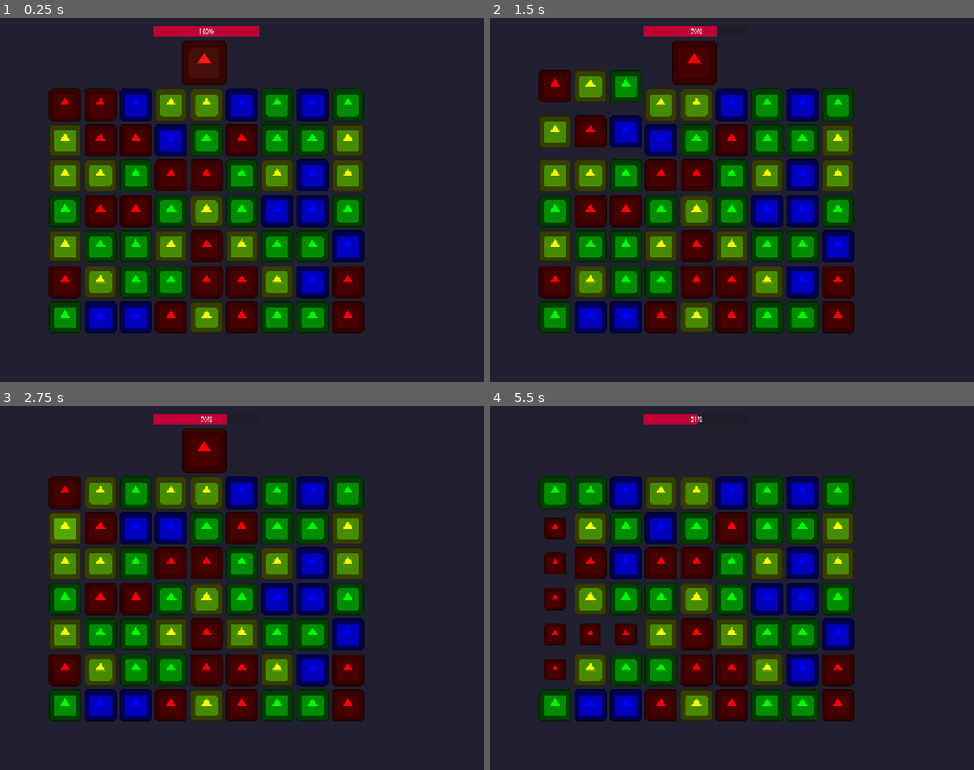
Above: before the commit, frames 1-4 (two rows, left to right).
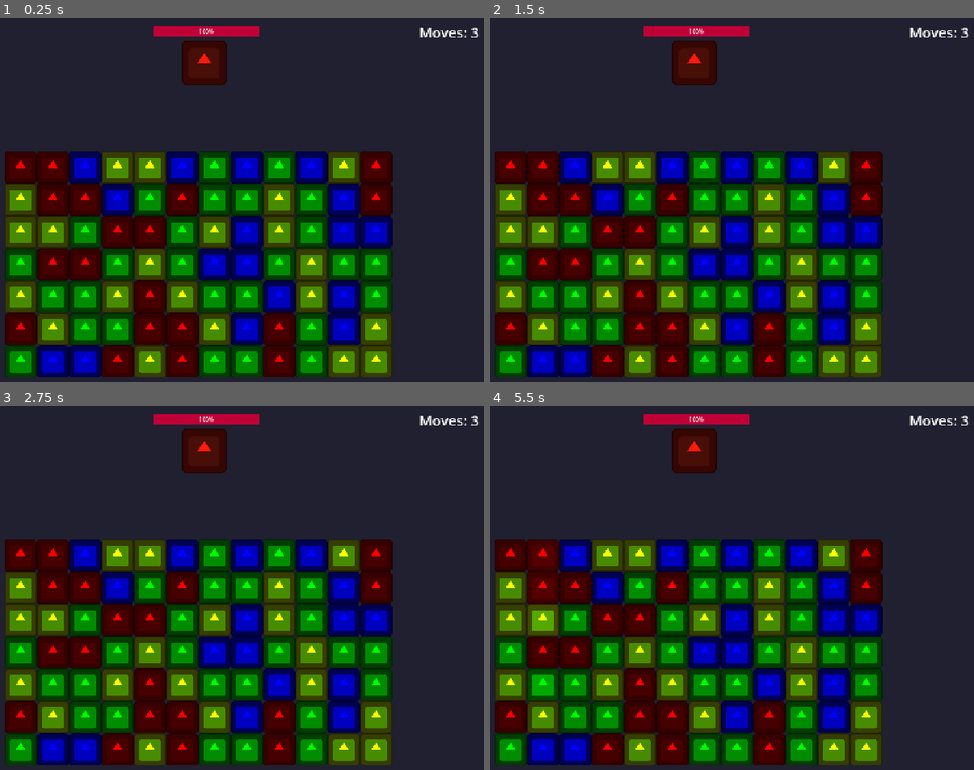
Above: after the commit, the same moments.

Repository: Santicavaliere/Match3-Combat-Prototype
Game: Godot game, scene res://Scenes/Game/GameLevel.tscn
Two runs of this game, one before a commit and one after it. Both use one fixed random seed, a clock stepped at 60 frames per second and the inputs below. The engine's default icon, where the game draws it, is replaced by a stand-in: a white triangle on a blue panel in a dark square.
Inputs (mouse positions are in pixels of both pictures, inside the frame that each line leads up to):
- Up to frame 1 (0.25 s): no input
- Up to frame 2 (1.5 s): tap Enter at 0.5 s; drag from (552, 105) to (552, 210) at 0.52 s; drag from (552, 105) to (552, 210) at 1.27 s
- Up to frame 3 (2.75 s): tap Space at 2 s; move the mouse to (62, 526) at 2.02 s; click (62, 526) at 2.17 s
- Up to frame 4 (5.5 s): tap Enter at 2.75 s; drag from (552, 562) to (552, 704) at 2.77 s; drag from (552, 598) to (722, 588) at 3.52 s; drag from (552, 635) to (591, 497) at 4.27 s; move the mouse to (552, 668) at 5.02 s; click (552, 668) at 5.17 s

The runs differ from the first frame. In frame 1, 56% of the frame differs, in the area x 1-99%, y 2-99%; in frame 2, 56%; in frame 3, 56%; in frame 4, 57%.

Commit message:
Feat: Milestone 3 Complete - 12x7 Grid, Combat Backend & Ability System

Diff:
--- a/Scenes/Game/GameLevel.tscn
+++ b/Scenes/Game/GameLevel.tscn
@@ -25,7 +25,7 @@
 position = Vector2(640, 360)
 
 [node name="GridManager" type="Node2D" parent="."]
-position = Vector2(338, -4)
+position = Vector2(250, 260)
 script = ExtResource("1_nk5f1")
 piece_scene = ExtResource("2_qgk3n")
 
--- a/Scenes/UI/HUD.tscn
+++ b/Scenes/UI/HUD.tscn
@@ -1,10 +1,13 @@
-[gd_scene load_steps=4 format=3 uid="uid://c2h4fy1xsgboj"]
+[gd_scene load_steps=5 format=3 uid="uid://c2h4fy1xsgboj"]
 
 [ext_resource type="Texture2D" uid="uid://m2qvkjhk3rj3" path="res://icon.svg" id="1_omqfp"]
 [ext_resource type="Script" uid="uid://c28tssng0l2ie" path="res://Scripts/Managers/CombatManager.gd" id="1_qc5w2"]
 
 [sub_resource type="StyleBoxFlat" id="StyleBoxFlat_qc5w2"]
 bg_color = Color(0.750628, 0, 0.216021, 1)
+
+[sub_resource type="LabelSettings" id="LabelSettings_qc5w2"]
+font_size = 40
 
 [node name="Hud" type="Control"]
 custom_minimum_size = Vector2(130, 170)
@@ -46,3 +49,12 @@
 offset_bottom = 168.0
 grow_horizontal = 2
 texture = ExtResource("1_omqfp")
+
+[node name="MovesLabel" type="Label" parent="."]
+layout_mode = 0
+offset_left = 755.714
+offset_top = -8.57142
+offset_right = 924.714
+offset_bottom = 46.4286
+text = "Moves: 3"
+label_settings = SubResource("LabelSettings_qc5w2")
--- a/Scripts/Autoloads/SignalBus.gd
+++ b/Scripts/Autoloads/SignalBus.gd
@@ -9,11 +9,11 @@
 ## Useful for triggering entry animations or starting the game timer.
 signal grid_generated
 
-## The core signal for the Combat Loop.
-## Emitted by GridManager when a match of 3 or more is destroyed.
-## @param type: Integer ID representing the color/element (0: Red, 1: Blue, etc.).
-## @param amount: The number of tiles destroyed in this match.
-signal match_found(gem_type: int, amount: int)
+signal match_found(gem_type: int, amount: int)  # <--- ¡ESTA ES LA QUE DA ERROR!
+
+# --- NUEVA SEÑAL ---
+## Se emite cada vez que cambia la cantidad de movimientos restantes.
+signal moves_updated(moves_left: int)
 
 ## Emitted when the player's turn is completely over.
 ## (After all cascades, refilling, and animations have finished).
--- a/Scripts/Grid/GridManager.gd
+++ b/Scripts/Grid/GridManager.gd
@@ -6,10 +6,10 @@
 class_name GridManager
 
 # --- CONFIGURATION ---
-@export var width: int = 9
+@export var width: int = 12
 @export var height: int = 7
-@export var offset: int = 70
-@export var y_offset: int = 2
+@export var offset: int = 64
+@export var y_offset: int = 0
 @export var piece_scene: PackedScene
 
 # --- DATA ---
@@ -21,13 +21,27 @@
 var second_selected: Piece = null
 var is_processing: bool = false
 
+# --- TURN SYSTEM ---
+var max_moves: int = 3
+var current_moves: int = 0
+
 func _ready():
 	randomize()
-
 	grid_data = make_2d_array()
 	spawn_pieces()
 
+	# INITIALIZE TURN
+	reset_turn() ### NEW ###
+
 	print_grid_to_console()
+
+## Resets the turn state, restoring action points and notifying the UI.
+func reset_turn():
+	current_moves = max_moves
+	# Notify the UI via the Global Bus
+	SignalBus.moves_updated.emit(current_moves)
+	is_processing = false
+	print("Turn Reset. Moves: ", current_moves)
 
 ## Initializes the empty 2D array structure to store tile data.
 func make_2d_array() -> Array:
@@ -62,7 +76,6 @@
 			if not piece.piece_selected.is_connected(_on_piece_clicked):
 				piece.piece_selected.connect(_on_piece_clicked)
 
-			# --- NUEVA CONEXIÓN ---
 			if not piece.piece_swiped.is_connected(_on_piece_swiped):
 				piece.piece_swiped.connect(_on_piece_swiped)
 
@@ -82,7 +95,7 @@
 ## Handles the First Click (Select) and Second Click (Swap) logic.
 func _on_piece_clicked(piece: Piece):
 	if is_processing: return
-
+	if current_moves <= 0: return ### NEW: INPUT BLOCK ###
 	if first_selected == null:
 		first_selected = piece
 		first_selected.modulate = Color(1.2, 1.2, 1.2)
@@ -144,6 +157,15 @@
 
 	if matches.size() > 0:
 		destroy_matches(matches)
+		# --- TURN LOGIC ---
+		current_moves -= 1
+		SignalBus.moves_updated.emit(current_moves) ### NOTIFY UI ###
+		print("Valid move! Moves left: ", current_moves)
+
+		if current_moves <= 0:
+			print("WARNING: No more moves!")
+			# We will handle the turn switch to the enemy here later
+		# -----------------------
 	else:
 		swap_back(p1, p2)
 
@@ -174,6 +196,7 @@
 
 	is_processing = false
 
+## Prints the grid ID layout to the debug console.
 func print_grid_to_console():
 	print("--- GENERATED MAP ---")
 
@@ -246,10 +269,11 @@
 	refill_columns()
 
 	await get_tree().create_timer(0.3).timeout
-	print("Destrucción terminada.")
+	print("Destruction complete.")
 	is_processing = false
 
 
+## Returns the Piece node at specific grid coordinates.
 func _get_piece_at(target_x: int, target_y: int) -> Piece:
 	for child in get_children():
 		if child is Piece:
@@ -314,10 +338,17 @@
 		destroy_matches(new_matches)
 	else:
 		is_processing = false
-		print("Turn ended. Player may move.")
-
+
+		# --- CORRECTION: REALISTIC LOG ---
+		if current_moves > 0:
+			print("Board stable. Waiting for input...")
+		else:
+			print("Board stable. No moves left -> Waiting for Turn Change...")
+
+## Handles swipe input for mobile/touch controls.
 func _on_piece_swiped(source_piece: Piece, direction: Vector2):
 	if is_processing: return
+	if current_moves <= 0: return ### NEW: INPUT BLOCK ###
 
 	var target_x = source_piece.grid_x + int(direction.x)
 	var target_y = source_piece.grid_y + int(direction.y)
--- a/Scripts/Managers/CombatManager.gd
+++ b/Scripts/Managers/CombatManager.gd
@@ -4,9 +4,20 @@
 
 @onready var health_bar = $ProgressBar
 @onready var enemy_sprite = $TextureRect
+@onready var moves_label = $MovesLabel
 
 var max_health: int = 100
 var current_health: int = 100
+
+# --- MANA SYSTEM ---
+var mana_red: int = 0
+var mana_blue: int = 0
+var mana_green: int = 0
+var mana_yellow: int = 0
+
+# --- ABILITY SYSTEM ---
+# This list will allow dragging abilities from the inspector in the future
+@export var equipped_abilities: Array[Ability] = []
 
 func _ready():
 	health_bar.max_value = max_health
@@ -15,17 +26,43 @@
 	# Connect to the global signal to listen for matches from the GridManager
 	SignalBus.match_found.connect(_on_match_made)
 
-## Callback triggered when a match occurs in the GridManager.
-## Calculates total damage based on the tile type (color) and the number of tiles destroyed.
-## Damage Logic:
-## - Type 0 (Red): Heavy Damage (Multiplier x10)
-## - Type 1 (Blue): Medium Damage (Multiplier x5)
-## - Type 2 (Green): Light Damage (Multiplier x2)
-## - Type 3 (Yellow): Medium Damage (Multiplier x5)
+	# Listen for changes in available moves
+	SignalBus.moves_updated.connect(_on_moves_updated)
+
+## Updates the UI label displaying the remaining moves.
+## Triggered by the SignalBus when the turn state changes.
+func _on_moves_updated(amount: int):
+	if moves_label:
+		moves_label.text = "Moves: " + str(amount)
+
+		# Optional: Change color if running low on moves
+		if amount == 0:
+			moves_label.modulate = Color.RED
+		else:
+			moves_label.modulate = Color.WHITE
+
+## Handles logic when a match is made: accumulates mana and deals damage.
+## @param type: The color ID of the tile (0:Red, 1:Blue, 2:Green, 3:Yellow).
+## @param amount: The number of tiles destroyed.
 func _on_match_made(type: int, amount: int):
+	# 1. ACCUMULATE MANA
+	# Assuming these ID orders: 0:Red, 1:Blue, 2:Green, 3:Yellow
+	match type:
+		0:
+			mana_red += amount
+			print("Mana RED +", amount, " | Total: ", mana_red)
+		1:
+			mana_blue += amount
+			print("Mana BLUE +", amount, " | Total: ", mana_blue)
+		2:
+			mana_green += amount
+			print("Mana GREEN +", amount, " | Total: ", mana_green)
+		3:
+			mana_yellow += amount
+			print("Mana YELLOW +", amount, " | Total: ", mana_yellow)
 
+	# 2. CALCULATE DAMAGE (Keeping previous logic or simplifying)
 	var damage = 0
-
 	match type:
 		0: damage = amount * 10
 		1: damage = amount * 5
@@ -33,19 +70,19 @@
 		3: damage = amount * 5
 		_: damage = amount
 
-	take_damage(damage)
+	# 3. APPLY DAMAGE
+	if damage > 0:
+		take_damage(damage)
 
-## Applies damage to the enemy and handles visual feedback (UI & FX).
-## 1. Updates the health value (clamped to 0).
-## 2. Animates the Health Bar using a Tween for smoothness.
-## 3. Flashes the enemy sprite white to indicate impact.
+## Reduces enemy health and plays impact animations.
+## Handles the tweening of the health bar and the flash effect on the sprite.
 func take_damage(amount: int):
 	current_health -= amount
 	if current_health < 0: current_health = 0
-	# UI Animation: Smoothly decrease the health bar
+
 	var tween = create_tween()
 	tween.tween_property(health_bar, "value", current_health, 0.3).set_trans(Tween.TRANS_SINE)
-	# Visual FX: Flash the enemy sprite (White -> Original Color)
+
 	var flash_tween = create_tween()
 	enemy_sprite.modulate = Color(10, 10, 10)
 	flash_tween.tween_property(enemy_sprite, "modulate", Color.RED, 0.2)
@@ -55,12 +92,44 @@
 	if current_health == 0:
 		die()
 
-## Handles the defeat sequence when health reaches 0.
-## Hides the enemy and reloads the scene after a short delay to restart the loop.
+## Handles the enemy defeat sequence.
+## Hides the enemy and reloads the scene after a delay.
 func die():
 	print("¡Defeated enemy!")
-
 	enemy_sprite.hide()
-
 	await get_tree().create_timer(2.0).timeout
 	get_tree().reload_current_scene()
+
+## Attempts to use the ability in slot 'index' (0, 1, 2...).
+## Returns TRUE if cast successfully, FALSE if not enough mana.
+func try_cast_ability(index: int) -> bool:
+	# 1. Basic validation (Does the ability exist?)
+	if index < 0 or index >= equipped_abilities.size():
+		print("Error: No ability in slot ", index)
+		return false
+
+	var ability = equipped_abilities[index]
+
+	# 2. Cost Check (Do I have enough mana?)
+	var has_red = mana_red >= ability.cost_red
+	var has_blue = mana_blue >= ability.cost_blue
+	var has_green = mana_green >= ability.cost_green
+	var has_yellow = mana_yellow >= ability.cost_yellow
+
+	if has_red and has_blue and has_green and has_yellow:
+		# 3. PAY (Subtract mana)
+		mana_red -= ability.cost_red
+		mana_blue -= ability.cost_blue
+		mana_green -= ability.cost_green
+		mana_yellow -= ability.cost_yellow
+
+		# 4. EXECUTE
+		print("Casting Ability: ", ability.ability_name)
+		print("Mana Left -> R:", mana_red, " B:", mana_blue, " G:", mana_green, " Y:", mana_yellow)
+
+		# We pass 'enemy_sprite' as the default target
+		ability.execute(enemy_sprite)
+		return true
+	else:
+		print("Not enough mana for: ", ability.ability_name)
+		return false
--- /dev/null
+++ b/Scripts/Resources/Ability.gd
@@ -0,0 +1,22 @@
+extends Resource
+class_name Ability
+
+## CLASE BASE (MOLDE) PARA HABILIDADES
+## Este script define qué datos tiene CUALQUIER habilidad del juego.
+## Al usar 'class_name Ability', Godot nos dejará crear habilidades en el inspector.
+
+@export_group("Identity")
+@export var ability_name: String = "Fireball"
+@export_multiline var description: String = "Deals damage to the enemy."
+@export var icon: Texture2D
+
+@export_group("Mana Costs")
+@export var cost_red: int = 0
+@export var cost_blue: int = 0
+@export var cost_green: int = 0
+@export var cost_yellow: int = 0
+
+## Función virtual: Esto es lo que hace la habilidad.
+## Las habilidades específicas (ej: ExplosionAbility) sobreescribirán esto.
+func execute(target: Node):
+	print("Executing ability base: ", ability_name)
--- a/project.godot
+++ b/project.godot
@@ -17,7 +17,6 @@
 
 [autoload]
 
-NewScript="*res://Scripts/Autoloads/SignalBus.gd"
 GameManager="*res://Scripts/Autoloads/GameManager.gd"
 SignalBus="*res://Scripts/Autoloads/SignalBus.gd"
 
Not shown, added: Scripts/Resources/Ability.gd.uid
